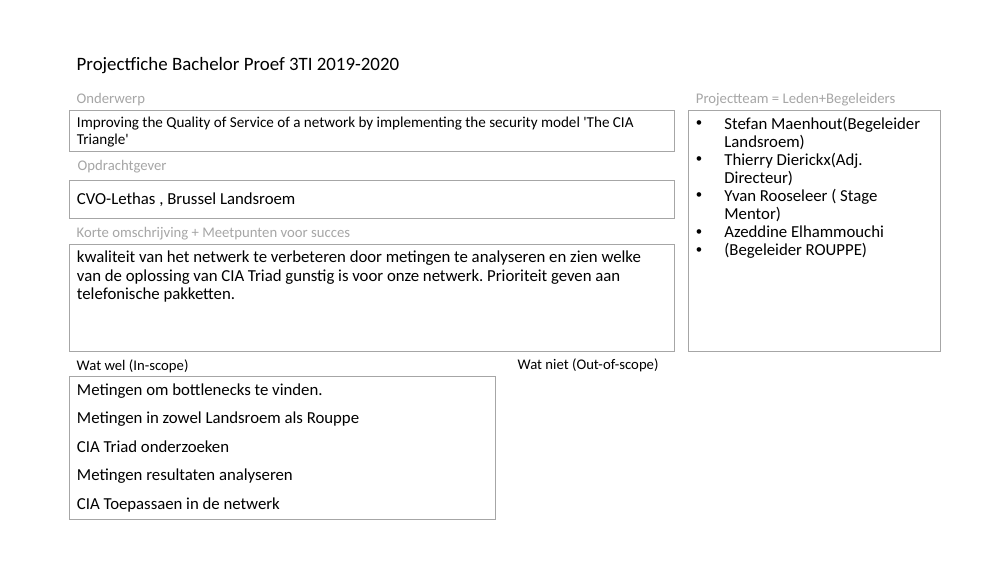
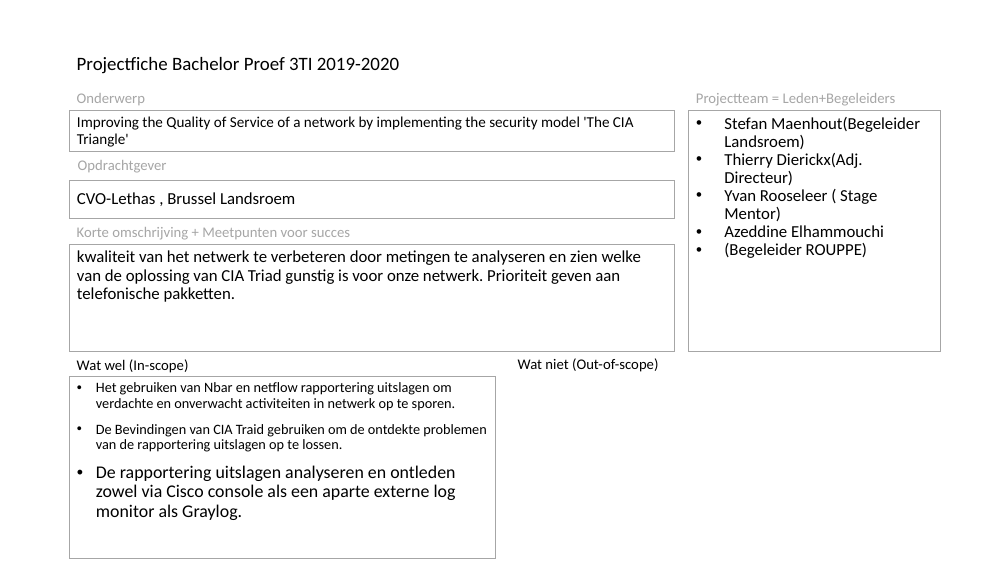
Before and after one commit to L3RY5/BaWork, a slide deck: slide 1 of Project Pitch Fiche-Sedric-Lodonou-2019-2020L -.pptx. Drawn at 1008x567 pixels with LibreOffice and Linux fonts; fonts in the diff are those of the drawing; background and template pictures are left out. Boxes give left, top, right and bottom in pixels: in the first picture for what was removed or moved away, otherwise in the second. Text is boxed around its words. In the diff, an @@ line names an element or a change of style, - is before the commit and + after.

```diff
--- a/Project Pitch Fiche-Sedric-Lodonou-2019-2020L -.pptx
+++ b/Project Pitch Fiche-Sedric-Lodonou-2019-2020L -.pptx
@@ text "Het gebruiken van Nbar en ..." resized from (x1=70, y1=377, x2=496, y2=519) to (x1=70, y1=377, x2=496, y2=558) @@
@@ text at (x1=96, y1=382, x2=487, y2=520): text changed; size 16 to 13.6 pt @@
-Metingen om bottlenecks te vinden.
-Metingen in zowel Landsroem als Rouppe
-CIA Triad onderzoeken
-Metingen resultaten analyseren
-CIA Toepassaen in de netwerk
+• Het gebruiken van Nbar en netflow rapportering uitslagen om verdachte en onverwacht activiteiten in netwerk op te sporen.
+• De Bevindingen van CIA Traid gebruiken om de ontdekte problemen van de rapportering uitslagen op te lossen.
+• De rapportering uitslagen analyseren en ontleden zowel via Cisco console als een aparte externe log monitor als Graylog.
```
Also in this commit, not shown: 2 other files.
